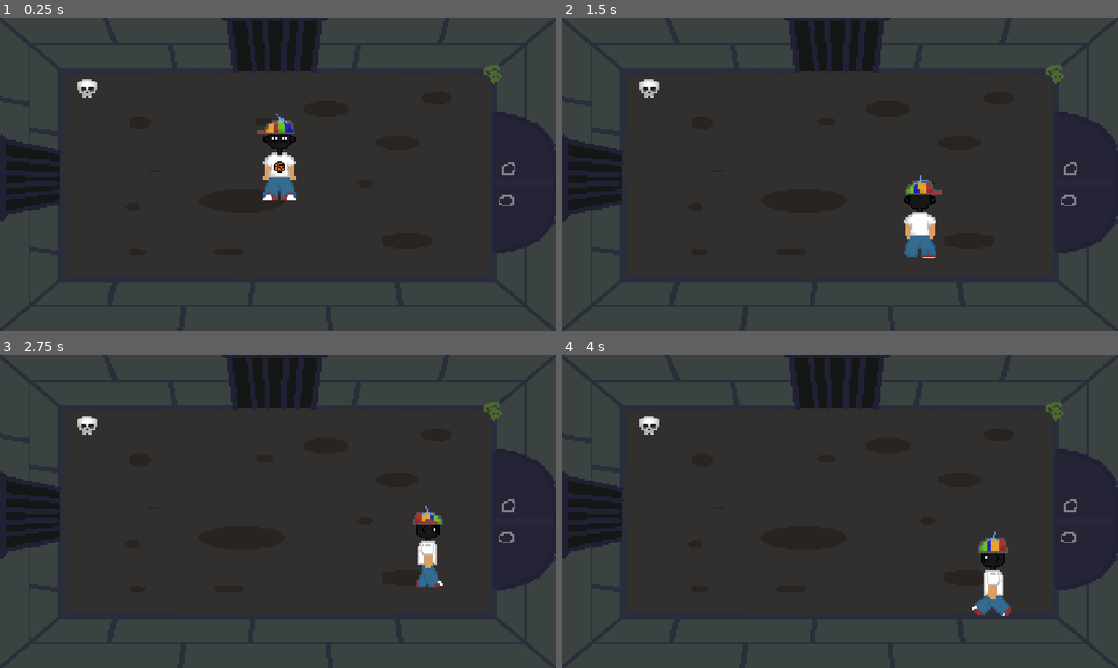
Above: before the commit, frames 1-4 (two rows, left to right).
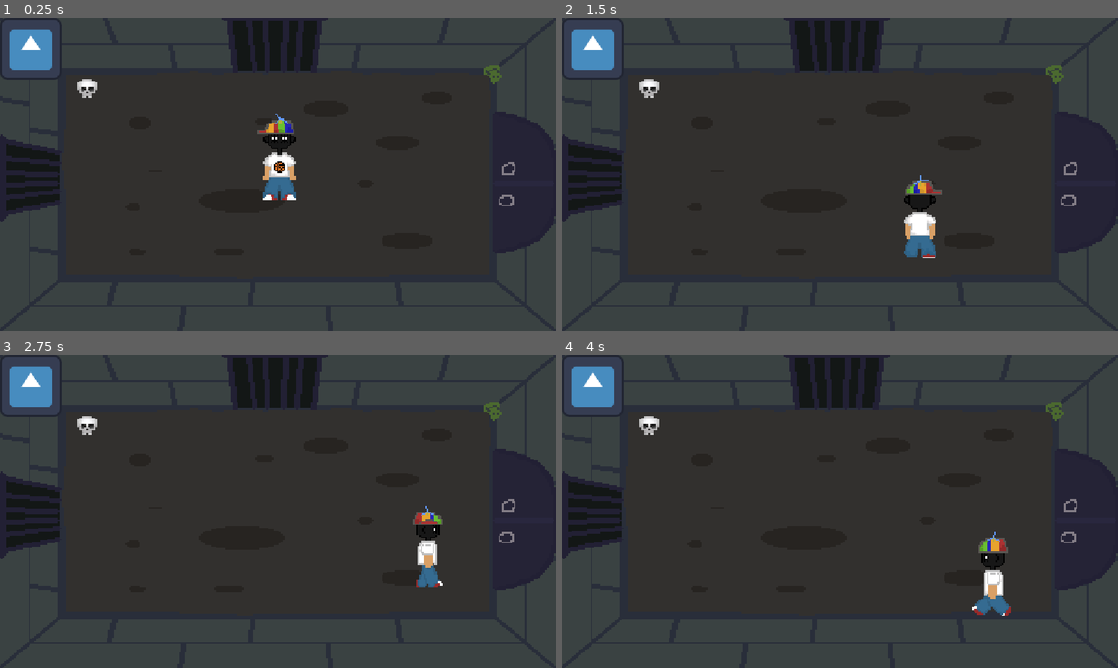
Above: after the commit, the same moments.

Repository: Skeleblob/BraveMathie
Game: Godot game, scene res://SpriteSheets/game/main.tscn
Two runs of this game, one before a commit and one after it. Both use one fixed random seed, a clock stepped at 60 frames per second and the inputs below. The engine's default icon, where the game draws it, is replaced by a stand-in: a white triangle on a blue panel in a dark square.
Inputs:
- Up to frame 1 (0.25 s): no input
- Up to frame 2 (1.5 s): tap Enter at 0.5 s; hold D (walk_right) 0.53-1.28 s; hold S (walk_front) 0.53-1.28 s; hold W (walk_back) from 1.28 s (still down); tap S (walk_front) at 1.35 s
- Up to frame 3 (2.75 s): release W (walk_back) at 2.03 s; hold D (walk_right) from 2.03 s (still down); hold S (walk_front) from 2.03 s (still down)
- Up to frame 4 (4 s): release S (walk_front) at 2.78 s; tap S (walk_front) at 2.85 s; tap Space at 3.5 s; release D (walk_right) at 3.53 s; hold A (walk_left) from 3.53 s (still down); hold S (walk_front) from 3.53 s (still down)

The runs differ from the first frame. In frame 1, 1.2% of the frame differs, in the area x 0-12%, y 0-20%; in frame 2, 1.2%; in frame 3, 1.2%; in frame 4, 1.2%.

Commit message:
hud

Diff:
--- /dev/null
+++ b/brave-mathie/SpriteSheets/Scenes/BossRoom/stage_0.tscn
@@ -0,0 +1,47 @@
+[gd_scene format=3 uid="uid://c1fqewtt5rtfa"]
+
+[ext_resource type="Texture2D" uid="uid://x63r7clmkcnp" path="res://SpriteSheets/Scenes/StarterRoom/Lobby.png" id="1_pse63"]
+
+[sub_resource type="RectangleShape2D" id="RectangleShape2D_c6iae"]
+size = Vector2(1150, 105)
+
+[sub_resource type="RectangleShape2D" id="RectangleShape2D_78l16"]
+size = Vector2(120, 650)
+
+[sub_resource type="RectangleShape2D" id="RectangleShape2D_k08fl"]
+size = Vector2(1150, 105)
+
+[sub_resource type="RectangleShape2D" id="RectangleShape2D_fofcl"]
+size = Vector2(120, 650)
+
+[node name="stage0" type="Node2D" unique_id=1560415530]
+
+[node name="Sprite2D" type="Sprite2D" parent="." unique_id=298818482]
+texture_filter = 1
+position = Vector2(575, 325)
+scale = Vector2(3.85, 3.25)
+texture = ExtResource("1_pse63")
+
+[node name="BottomWallBody" type="StaticBody2D" parent="." unique_id=1119846170]
+
+[node name="CollisionShape2D" type="CollisionShape2D" parent="BottomWallBody" unique_id=1748524555]
+position = Vector2(578, 33)
+shape = SubResource("RectangleShape2D_c6iae")
+
+[node name="leftWallBody" type="StaticBody2D" parent="." unique_id=1888747334]
+
+[node name="CollisionShape2D" type="CollisionShape2D" parent="leftWallBody" unique_id=764454809]
+position = Vector2(38, 326)
+shape = SubResource("RectangleShape2D_78l16")
+
+[node name="rightWallBody" type="StaticBody2D" parent="." unique_id=1073797118]
+
+[node name="CollisionShape2D" type="CollisionShape2D" parent="rightWallBody" unique_id=1794345369]
+position = Vector2(575, 597)
+shape = SubResource("RectangleShape2D_k08fl")
+
+[node name="topWallBody" type="StaticBody2D" parent="." unique_id=242023303]
+
+[node name="CollisionShape2D" type="CollisionShape2D" parent="topWallBody" unique_id=1245470490]
+position = Vector2(1111, 321)
+shape = SubResource("RectangleShape2D_fofcl")
--- /dev/null
+++ b/brave-mathie/SpriteSheets/game/hud.tscn
@@ -0,0 +1,15 @@
+[gd_scene format=3 uid="uid://bw6v7bpkg4no7"]
+
+[ext_resource type="Script" uid="uid://da0c6qmcsgpvg" path="res://hud.gd" id="1_8y5c0"]
+[ext_resource type="Texture2D" uid="uid://dr7m0e1l1ki7b" path="res://icon.svg" id="2_lmjyp"]
+
+[node name="Hud" type="CanvasLayer" unique_id=1251275405]
+script = ExtResource("1_8y5c0")
+
+[node name="InventoryContainer" type="CenterContainer" parent="." unique_id=1173887699]
+offset_right = 40.0
+offset_bottom = 40.0
+
+[node name="BackgroundTexture" type="TextureRect" parent="InventoryContainer" unique_id=1378918601]
+layout_mode = 2
+texture = ExtResource("2_lmjyp")
--- a/brave-mathie/SpriteSheets/game/main.tscn
+++ b/brave-mathie/SpriteSheets/game/main.tscn
@@ -1,7 +1,10 @@
 [gd_scene format=3 uid="uid://bqh1qjho5xdqt"]
 
 [ext_resource type="PackedScene" uid="uid://i6nkcja5ce65" path="res://SpriteSheets/Scenes/StarterRoom/StarterRoom.tscn" id="1_2vr2y"]
+[ext_resource type="PackedScene" uid="uid://bw6v7bpkg4no7" path="res://SpriteSheets/game/hud.tscn" id="2_ojw41"]
 
 [node name="main" type="Node2D" unique_id=739777682]
 
 [node name="stage0" parent="." unique_id=1560415530 instance=ExtResource("1_2vr2y")]
+
+[node name="Hud" parent="." unique_id=1251275405 instance=ExtResource("2_ojw41")]
--- /dev/null
+++ b/brave-mathie/hud.gd
@@ -0,0 +1,13 @@
+extends CanvasLayer
+
+
+# Called when the node enters the scene tree for the first time.
+func _ready() -> void:
+	pass # Replace with function body.
+
+
+
+# Called every frame. 'delta' is the elapsed time since the previous frame.
+func _process(delta: float) -> void:
+	if Input.is_action_just_pressed("open_inventory"):
+			$InventoryContainer.visible = not $InventoryContainer.visible
--- a/brave-mathie/project.godot
+++ b/brave-mathie/project.godot
@@ -29,25 +29,26 @@
 walk_front={
 "deadzone": 0.2,
 "events": [Object(InputEventKey,"resource_local_to_scene":false,"resource_name":"","device":-1,"window_id":0,"alt_press …(192 unchanged characters)…
-, Object(InputEventKey,"resource_local_to_scene":false,"resource_name":"","device":-1,"window_id":0,"alt_pressed":false,"shift_pressed":false,"ctrl_pressed":false,"meta_pressed":false,"pressed":false,"keycode":0,"physical_keycode":4194322,"key_label":0,"unicode":0,"location":0,"echo":false,"script":null)
 ]
 }
 walk_back={
 "deadzone": 0.2,
 "events": [Object(InputEventKey,"resource_local_to_scene":false,"resource_name":"","device":-1,"window_id":0,"alt_press …(192 unchanged characters)…
-, Object(InputEventKey,"resource_local_to_scene":false,"resource_name":"","device":-1,"window_id":0,"alt_pressed":false,"shift_pressed":false,"ctrl_pressed":false,"meta_pressed":false,"pressed":false,"keycode":0,"physical_keycode":4194320,"key_label":0,"unicode":0,"location":0,"echo":false,"script":null)
 ]
 }
 walk_left={
 "deadzone": 0.2,
 "events": [Object(InputEventKey,"resource_local_to_scene":false,"resource_name":"","device":-1,"window_id":0,"alt_press …(191 unchanged characters)…
-, Object(InputEventKey,"resource_local_to_scene":false,"resource_name":"","device":-1,"window_id":0,"alt_pressed":false,"shift_pressed":false,"ctrl_pressed":false,"meta_pressed":false,"pressed":false,"keycode":0,"physical_keycode":4194319,"key_label":0,"unicode":0,"location":0,"echo":false,"script":null)
 ]
 }
 walk_right={
 "deadzone": 0.2,
 "events": [Object(InputEventKey,"resource_local_to_scene":false,"resource_name":"","device":-1,"window_id":0,"alt_press …(192 unchanged characters)…
-, Object(InputEventKey,"resource_local_to_scene":false,"resource_name":"","device":-1,"window_id":0,"alt_pressed":false,"shift_pressed":false,"ctrl_pressed":false,"meta_pressed":false,"pressed":false,"keycode":0,"physical_keycode":4194321,"key_label":0,"unicode":0,"location":0,"echo":false,"script":null)
+]
+}
+open_inventory={
+"deadzone": 0.2,
+"events": [Object(InputEventKey,"resource_local_to_scene":false,"resource_name":"","device":-1,"window_id":0,"alt_pressed":false,"shift_pressed":false,"ctrl_pressed":false,"meta_pressed":false,"pressed":false,"keycode":0,"physical_keycode":69,"key_label":0,"unicode":101,"location":0,"echo":false,"script":null)
 ]
 }
 
Not shown, added: brave-mathie/hud.gd.uid
